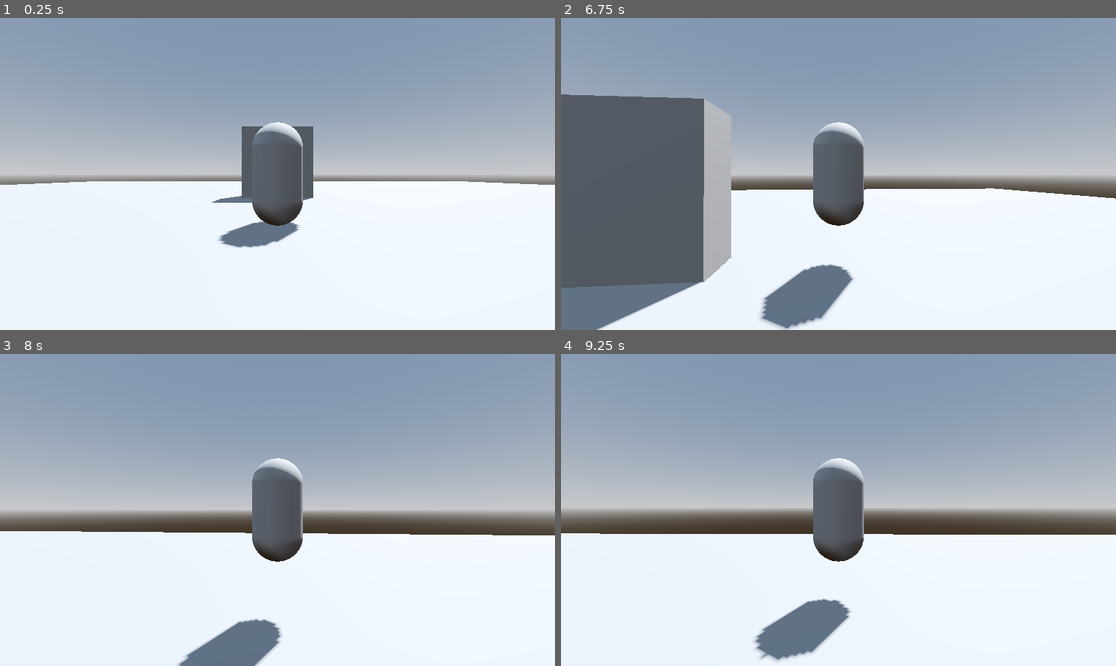
Above: before the commit, frames 1-4 (two rows, left to right).
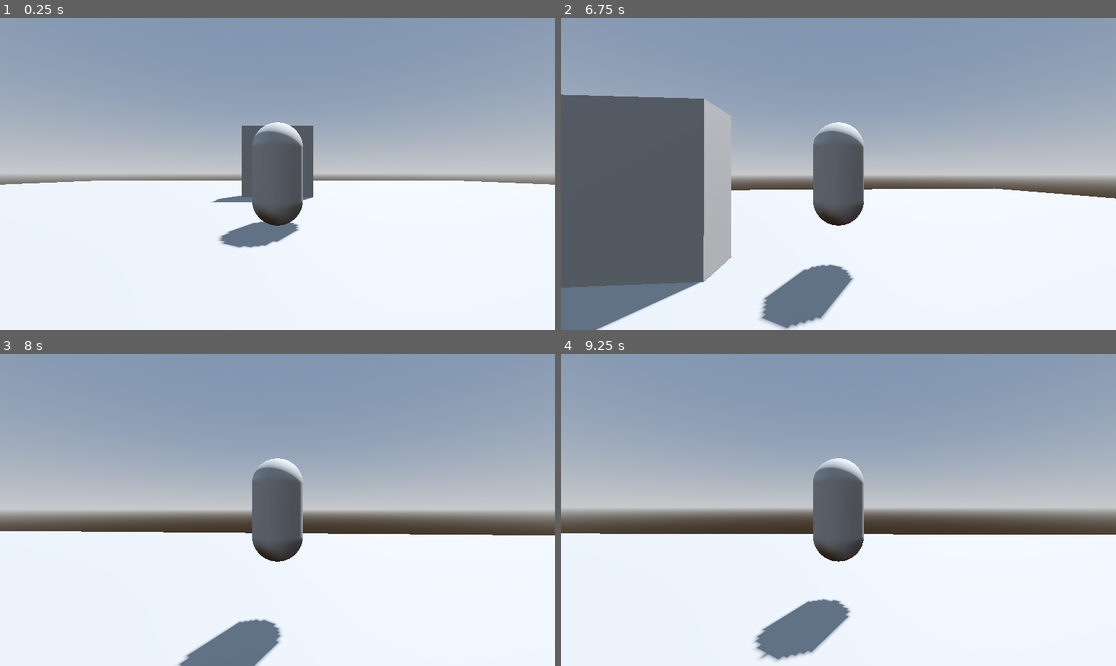
Above: after the commit, the same moments.

Repository: yrubner/3DRpgGD
Game: Godot game, scene res://Levels/level.tscn
Two runs of this game, one before a commit and one after it. Both use one fixed random seed, a clock stepped at 60 frames per second and the inputs below.
Inputs (mouse positions are in pixels of both pictures, inside the frame that each line leads up to):
- Up to frame 1 (0.25 s): no input
- Up to frame 2 (6.75 s): tap Enter (ui_accept) at 0.5, 0.77, 1.52, 2.75, 3.02, 3.77, 4.52, 5, 6.02 s; move the mouse to (866, 174) at 0.52 s; hold W (move_forward) 0.53-5.78 s; move the mouse to (810, 174) at 1.27 s; move the mouse to (849, 167) at 2.02 s; move the mouse to (832, 180) at 2.77 s; move the mouse to (877, 177) at 3.52 s; move the mouse to (794, 170) at 4.27 s; move the mouse to (844, 174) at 5.02 s; move the mouse to (816, 167) at 5.77 s; hold D (move_right) 5.78-6.53 s; move the mouse to (866, 174) at 6.52 s; hold W (move_forward) from 6.53 s (still down)
- Up to frame 3 (8 s): keep holding W (move_forward); tap Enter (ui_accept) at 6.77, 7.52 s; move the mouse to (249, 510) at 7.27 s
- Up to frame 4 (9.25 s): move the mouse to (849, 503) at 8.02 s; move the mouse to (832, 516) at 8.77 s; release W (move_forward) at 8.78 s; hold A (move_left) from 8.78 s (still down); tap Enter (ui_accept) at 9.02 s

The runs differ from the first frame. In frame 1, 0.2% of the frame differs, in the area x 1-99%, y 34-74%; in frame 2, less than 0.1%; in frame 3, less than 0.1%; in frame 4, less than 0.1%.

Commit message:
Finished Lesson 11: Transform Interpolation

Diff:
--- a/Player/player.gd
+++ b/Player/player.gd
@@ -59,5 +59,4 @@
 		deg_to_rad(max_boundary)
 		)
 
-	$SpringArm3D.global_transform = vertical_pivot.global_transform
 	_look = Vector2.ZERO
--- a/Player/player.tscn
+++ b/Player/player.tscn
@@ -1,6 +1,7 @@
-[gd_scene load_steps=5 format=3 uid="uid://6yl7adio3uth"]
+[gd_scene load_steps=6 format=3 uid="uid://6yl7adio3uth"]
 
 [ext_resource type="Script" path="res://Player/player.gd" id="1_b7wnn"]
+[ext_resource type="Script" path="res://Player/smooth_camera_arm.gd" id="2_vk67s"]
 
 [sub_resource type="CapsuleShape3D" id="CapsuleShape3D_n5ak4"]
 
@@ -17,12 +18,14 @@
 [node name="MeshInstance3D" type="MeshInstance3D" parent="."]
 mesh = SubResource("CapsuleMesh_4x8lm")
 
-[node name="SpringArm3D" type="SpringArm3D" parent="."]
+[node name="SmoothCameraArm" type="SpringArm3D" parent="." node_paths=PackedStringArray("target")]
 transform = Transform3D(1, 0, 0, 0, 0.906308, 0.422618, 0, -0.422618, 0.906308, 0, 0, 0)
 shape = SubResource("SeparationRayShape3D_j2ufs")
 spring_length = 4.0
+script = ExtResource("2_vk67s")
+target = NodePath("../HorizontalPivot/VerticalPivot")
 
-[node name="Camera3D" type="Camera3D" parent="SpringArm3D"]
+[node name="Camera3D" type="Camera3D" parent="SmoothCameraArm"]
 
 [node name="HorizontalPivot" type="Node3D" parent="."]
 
--- /dev/null
+++ b/Player/smooth_camera_arm.gd
@@ -0,0 +1,10 @@
+extends SpringArm3D
+
+@export var target : Node3D
+@export var decay : float = 20.0
+
+func _physics_process(delta: float) -> void:
+	global_transform = global_transform.interpolate_with(
+		target.global_transform,
+		1.0 - exp(-decay * delta)
+		)
Not shown, changed: README.md
